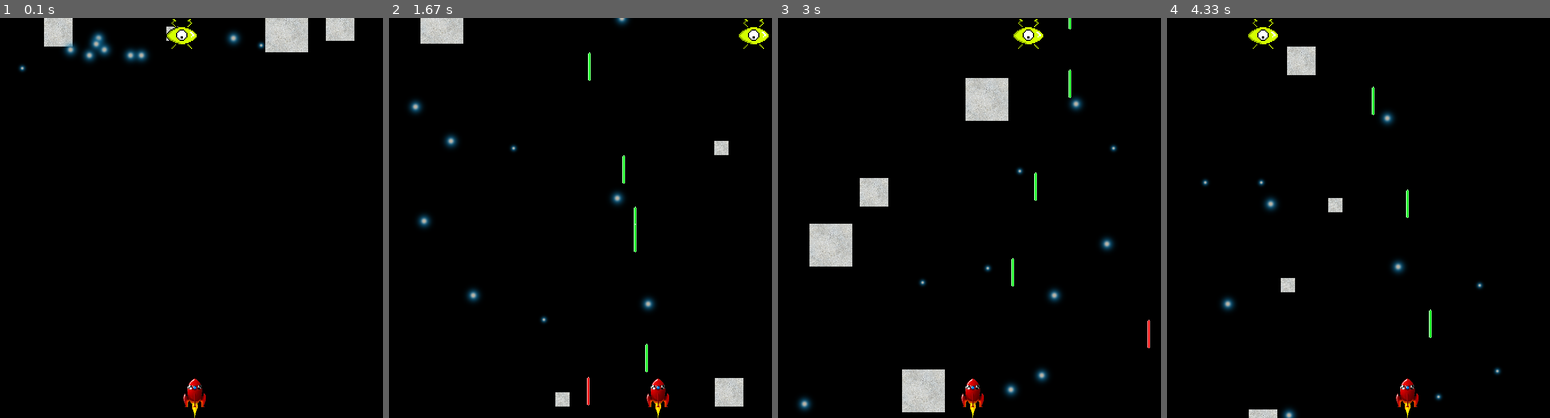
Above: before the commit, frames 1-4 (left to right).
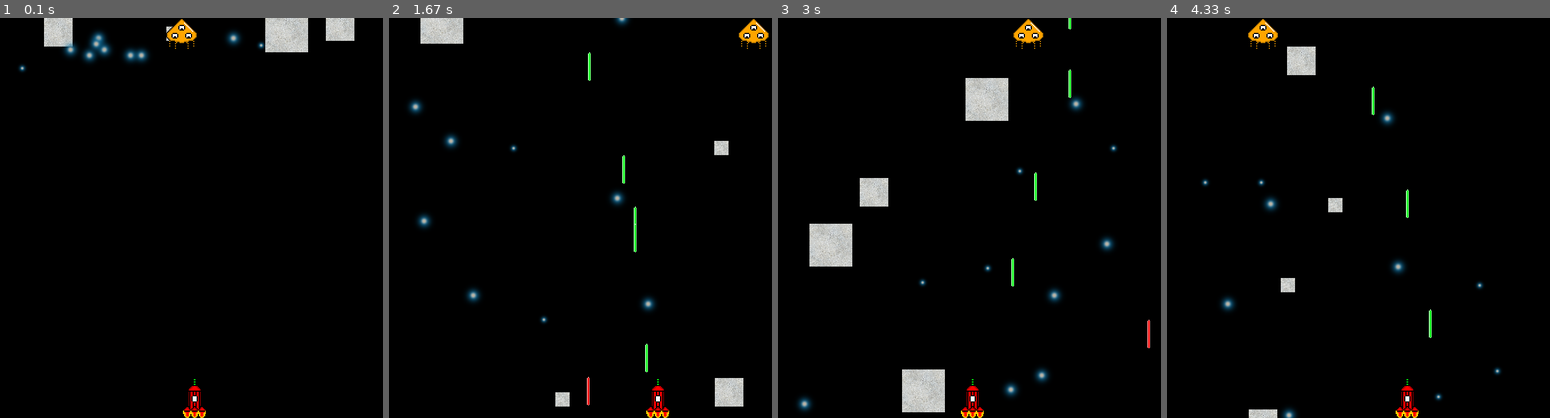
Above: after the commit, the same moments.

Repository: tyomies123/asteroid-game
Game: pygame game, started from asd.py
Two runs of this game, one before a commit and one after it. Both use one fixed random seed, a clock stepped at 60 frames per second and the inputs below.
Inputs:
- Up to frame 1 (0.1 s): no input
- Up to frame 2 (1.67 s): tap Space at 0.33, 0.73, 1.03, 1.23, 1.57 s; hold Right 0.67-1.13 s; hold Up 1.17-1.47 s; hold Right from 1.5 s (still down)
- Up to frame 3 (3 s): tap Space at 1.87, 2.07, 2.37, 2.63 s; release Right at 1.97 s; hold Left 2-2.53 s; hold Left 2.57-2.97 s
- Up to frame 4 (4.33 s): hold Up 3-3.37 s; tap Space at 3.07, 3.47, 3.77, 4.13 s; hold Right 3.4-4.03 s; hold Left from 4.07 s (still down)

The runs differ from the first frame. In frame 1, 0.7% of the frame differs, in the area x 43-54%, y 0-100%; in frame 2, 0.7%; in frame 3, 0.7%; in frame 4, 0.7%.

Commit message:
ufo assets

Diff:
--- a/Field.py
+++ b/Field.py
@@ -13,10 +13,11 @@
 from PiercingShot import PiercingShot
 
 #Enemy objects
-from FlyingSaucer import FlyingSaucer
+from Ufo import Ufo
 from EnemyProjectile import EnemyProjectile
 
 from Dice import Dice
+
 
 class FieldObjectFactory():
     def create_FallingObject(self, typ, object_minmax, object_speed, screen):
@@ -27,18 +28,21 @@
         if typ == "Asteroid":
             return Asteroid(object_minmax, object_speed, screen)
 
+
     def create_PowerUp(self, typ, powerup_size, powerup_speed, screen):
 
         if typ == "ExtraHealth":
             return ExtraHealth(powerup_size, powerup_speed, screen)
 
-##        if typ == "PiercingShot":
-##            return PiercingShot(powerup_size, powerup_speed, screen)
+        if typ == "PiercingShot":
+            return PiercingShot(powerup_size, powerup_speed, screen)
+
 
     def create_Enemy(self, typ, start_x, start_y, width, height, speed, hp, screen):
 
-        if typ == "FlyingSaucer":
-            return FlyingSaucer(start_x, start_y, width, height, speed, hp, screen)
+        if typ == "Ufo":
+            return Ufo(start_x, start_y, width, height, speed, hp, screen)
+
 
 class Field():
     def __init__(self, object_num, screen):
@@ -47,8 +51,9 @@
         self.enemies = []
         self.enemy_projectiles = []
 
+        self.score = 0
+
         self.screen = screen
-
         self.factory = FieldObjectFactory()
 
         asteroid_count = 0
@@ -65,8 +70,8 @@
             else:
                 self.objects.append(self.factory.create_FallingObject("Star", [25, 75], randrange(20, 51, 5), self.screen))
 
-        #Spawn enemy
-        self.enemies.append(self.factory.create_Enemy("FlyingSaucer", randrange(0, screen.get_width(), 10), 0, 56, 56, 10, 3, self.screen))
+        self.enemies.append(self.factory.create_Enemy("Ufo", randrange(0, self.screen.get_width(), 10), 0, 56, 56, 10, 3, self.screen))
+
 
         self.objects_plain = pygame.sprite.RenderPlain(self.objects)
 
@@ -90,9 +95,9 @@
             powerups_plain.draw(self.screen)
 
         #Render enemies
-        if len(self.enemies) > 0:
-            for enemy in self.enemies:
-                enemy.render()
+        for enemy in self.enemies:
+            enemy.render()
+
 
         #Render enemy projectiles
         enemy_shoot_chance = Dice()
@@ -106,6 +111,7 @@
                 if enemy_projectile.rect.y > self.screen.get_height():
                     self.enemy_projectiles.remove(enemy_projectile)
 
+
     #Rocket collisions
     def rocket_collision_check(self, rocket):
         for object in self.objects:
@@ -116,6 +122,7 @@
             if enemy_projectile.rocket_collided(rocket):
                 self.enemy_projectiles.remove(enemy_projectile)
 
+
     #Projectile collisions and powerup spawn
     def projectile_collision_check(self, projectile):
 
@@ -123,6 +130,10 @@
         for object in self.objects:
             if object.projectile_collided(projectile):
                 object.reset()
+
+                self.score = self.score + 1
+                print("Score: ", self.score)
+
                 powerup_chance = Dice()
                 dice_roll = powerup_chance.roll()
 
@@ -131,8 +142,8 @@
                     self.powerups.append(self.factory.create_PowerUp("ExtraHealth", 25, 10, self.screen))
 
                 #Spawn PiercingShot
-##                elif dice_roll > 10 and dice_roll <= 20:
-##                    self.powerups.append(self.factory.create_PowerUp("PiercingShot", 50, 10, self.screen))
+                elif dice_roll > 10 and dice_roll <= 20:
+                    self.powerups.append(self.factory.create_PowerUp("PiercingShot", 20, 10, self.screen))
 
                 return True
 
@@ -144,8 +155,11 @@
 
                 if enemy_hp <= 0:
                     self.enemies.remove(enemy)
+                    self.score = self.score + 10
+                    print("Score: ", self.score)
 
                 return True
+
 
     #Powerup collision
     def powerup_collision_check(self, rocket):
@@ -154,11 +168,15 @@
                 rocket.powerup_pickup(powerup)
                 self.powerups.remove(powerup)
 
+                self.score = self.score + 1
+                print("Score: ", self.score)
+
             #Enemy projectile can destroy powerup
             for enemy_projectile in self.enemy_projectiles:
                 if powerup.collided(enemy_projectile):
                     self.powerups.remove(powerup)
                     self.enemy_projectiles.remove(enemy_projectile)
+
 
     #Check if enemy can shoot projectile
     def enemy_shoot(self, dice_roll):
--- /dev/null
+++ b/PiercingProjectile.py
@@ -0,0 +1,8 @@
+import pygame
+
+from pygame.locals import *
+from ProjectileObject import ProjectileObject
+
+class PiercingProjectile(ProjectileObject):
+    def __init__(self, width, height, speed, screen, owner_x, owner_y):
+        ProjectileObject.__init__(self, width, height, "laser_blue.png", speed, screen, owner_x, owner_y)
--- a/PiercingShot.py
+++ b/PiercingShot.py
@@ -3,6 +3,7 @@
 from random import *
 from pygame.locals import *
 from PowerUp import PowerUp
+from PiercingProjectile import PiercingProjectile
 
 class PiercingShot(PowerUp):
     def __init__(self, size, speed, screen):
--- a/Rocket.py
+++ b/Rocket.py
@@ -16,7 +16,7 @@
         self.height = height
         self.hp = hp
 
-        self.image = pygame.transform.scale(pygame.image.load('cohete_on_wf.png'), (self.width, self.height))
+        self.image = pygame.transform.scale(pygame.image.load('rocket.png'), (self.width, self.height))
 
         self.rect = self.image.get_rect()
         self.rect.x = start_x
@@ -55,10 +55,8 @@
         if type(powerup) is ExtraHealth:
             self.hp = powerup.function(self.hp)
 
-
 ##        if type(powerup) is PiercingShot:
 ##            powerup.function()
-##            pass
 
 
     def render(self):
--- a/FlyingSaucer.py
+++ b/Ufo.py
@@ -5,7 +5,7 @@
 from random import *
 from EnemyProjectile import EnemyProjectile
 
-class FlyingSaucer(pygame.sprite.Sprite):
+class Ufo(pygame.sprite.Sprite):
     def __init__(self, start_x, start_y, width, height, speed, hp, screen):
         pygame.sprite.Sprite.__init__(self)
         self.width = width
@@ -14,7 +14,9 @@
         self.hp = hp
         self.screen = screen
 
-        self.image = pygame.transform.scale(pygame.image.load('ufo_green.png'), (self.width, self.height))
+        enemy_list = ['ufo_green_new.png', 'ufo_pink_new.png', 'ufo_orange_new.png']
+
+        self.image = pygame.transform.scale(pygame.image.load(enemy_list[randint(0, len(enemy_list) - 1)]), (self.width, self.height))
 
         self.rect = self.image.get_rect()
         self.rect.x = start_x
--- a/asd.py
+++ b/asd.py
@@ -7,7 +7,8 @@
 
 from Rocket import Rocket
 from Field import Field
-from FlyingSaucer import FlyingSaucer
+
+from PiercingProjectile import PiercingProjectile
 
 
 #View settings
@@ -44,7 +45,6 @@
 clock = pygame.time.Clock()
 finish = False
 projectile_list = []
-score = 0
 
 while not finish:
 
@@ -79,13 +79,11 @@
         projectile.render()
 
         if world.projectile_collision_check(projectile):
-            projectile_list.remove(projectile)
-            score = score + 1
-            print("Score: ", score)
+            if type(projectile) is not PiercingProjectile:
+                projectile_list.remove(projectile)
             continue
 
         if projectile.rect.y < 0:
-##            print(projectile)
             projectile_list.remove(projectile)
 
     rocket.render()
Binary file changed: clock.png
Renamed: cohete_on_wf.png -> old_assets/cohete_on_wf.png
Binary file added: old_assets/ufo_green.png
Binary file added: old_assets/ufo_orange.png
Renamed: ufo_pink.png -> old_assets/ufo_pink.png
Binary file changed: piercing_shot.png
Binary file added: rocket.png
Binary file removed: ufo_green.png
Binary file added: ufo_green_new.png
Binary file added: ufo_orange_new.png
Binary file added: ufo_pink_new.png
